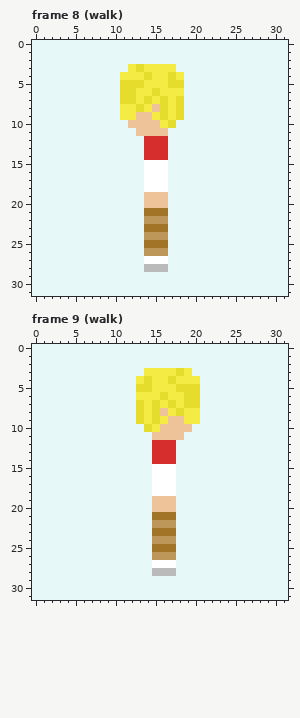
Two versions of one pixel-art file, Assets/Art/Aseprite/tommyinnit.aseprite. This is how it looked before the edit.
32x32 pixels, 41 frames. Shown: frame 8 (walk), frame 9 (walk).
And afterwards:
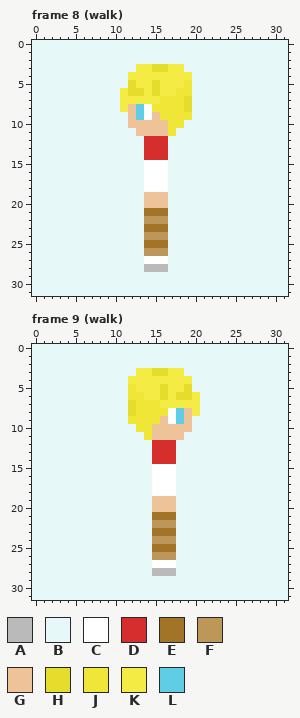
Palette (. is transparent): A #bababa  B #e6f8f7  C #ffffff  D #d62d2d  E #a17428  F #bc9759  G #eec39a  H #e5dc2c  J #efe637  K #f4eb44  L #5fcde4
Diff:
Frame 8 (walk), layer "Layer 1":
The author changed colour H to colour B in row 5 at x 11.
The author changed colour K to colour B in row 3 at x 12; in row 4 at x 11; in row 9 at x 11.
The author changed colour G to colour C in row 9 at x 14.
The author changed colour K to colour C in row 8 at x 14.
The author changed colour K to colour G in row 8 at x 12; in row 9 at x 12 and 15; in row 10 at x 16.
The author changed colour B to colour H in rows 7 to 8 at x 19.
The author changed colour K to colour H in row 3 at x 15 to 16; in row 5 at x 15; in row 6 at x 13.
The author changed colour B to colour J in rows 5 to 6 at x 19; in row 9 at x 19; in row 10 at x 18; in row 11 at x 17.
The author changed colour G to colour J in row 8 at x 15.
The author changed colour H to colour J in rows 7 to 9 at x 16 and 18; in row 10 at x 17.
The author changed colour K to colour J in row 6 at x 18; in rows 7 to 9 at x 17.
The author changed colour B to colour K in row 3 at x 18; in row 4 at x 19.
The author changed colour H to colour K in row 3 at x 13; in row 4 at x 14 and 17; in row 5 at x 13 and 17 to 18; in row 6 at x 11; in row 7 at x 11 to 12 and 14.
The author changed colour G to colour L in row 9 at x 13.
The author changed colour H to colour L in row 8 at x 13.
Frame 9 (walk), layer "Layer 1":
The author changed colour H to colour B in row 5 at x 20.
The author changed colour K to colour B in row 3 at x 19; in row 4 at x 20; in row 9 at x 20.
The author changed colour G to colour C in row 9 at x 17.
The author changed colour K to colour C in row 8 at x 17.
The author changed colour K to colour G in row 8 at x 19; in row 9 at x 16 and 19; in row 10 at x 15.
The author changed colour B to colour H in rows 7 to 8 at x 12.
The author changed colour K to colour H in row 3 at x 15 to 16; in row 5 at x 16; in row 6 at x 18.
The author changed colour B to colour J in rows 5 to 6 at x 12; in row 9 at x 12; in row 10 at x 13; in row 11 at x 14.
The author changed colour G to colour J in row 8 at x 16.
The author changed colour H to colour J in rows 7 to 9 at x 13 and 15; in row 10 at x 14.
The author changed colour K to colour J in row 6 at x 13; in rows 7 to 9 at x 14.
The author changed colour B to colour K in row 3 at x 13; in row 4 at x 12.
The author changed colour H to colour K in row 3 at x 18; in row 4 at x 14 and 17; in row 5 at x 13 to 14 and 18; in row 6 at x 20; in row 7 at x 17 and 19 to 20.
The author changed colour G to colour L in row 9 at x 18.
The author changed colour H to colour L in row 8 at x 18.
Changed places in both pictures, as pixel boxes (x1, y1, x2, y2):
changed: (120, 64, 192, 136)
changed: (128, 368, 200, 440)
